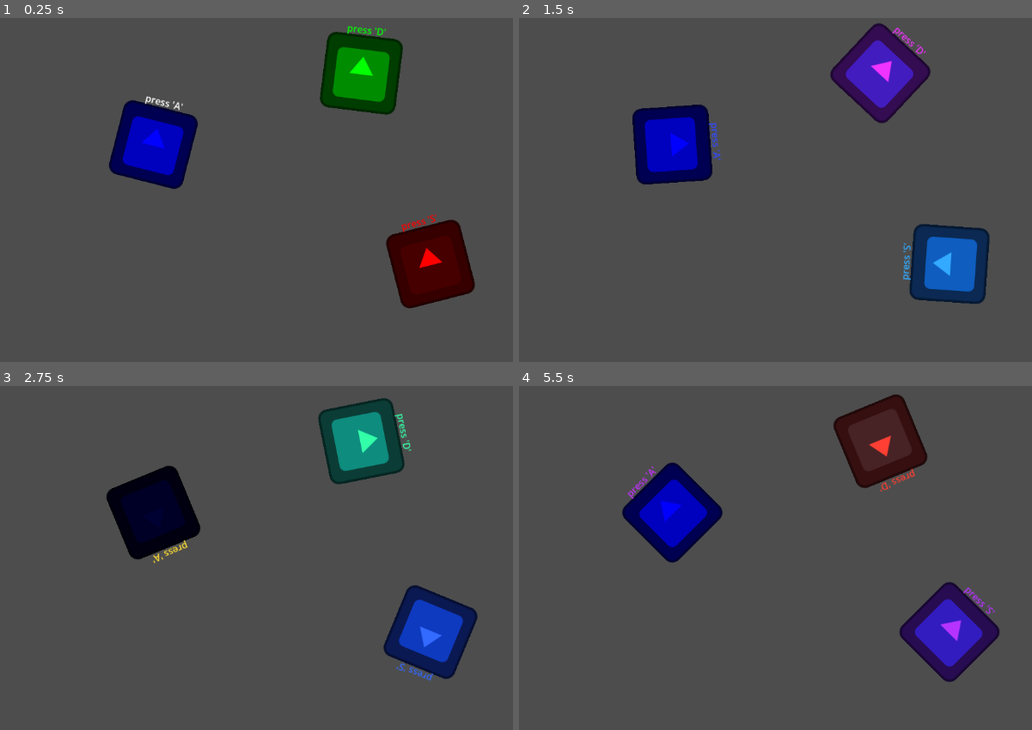
Above: before the commit, frames 1-4 (two rows, left to right).
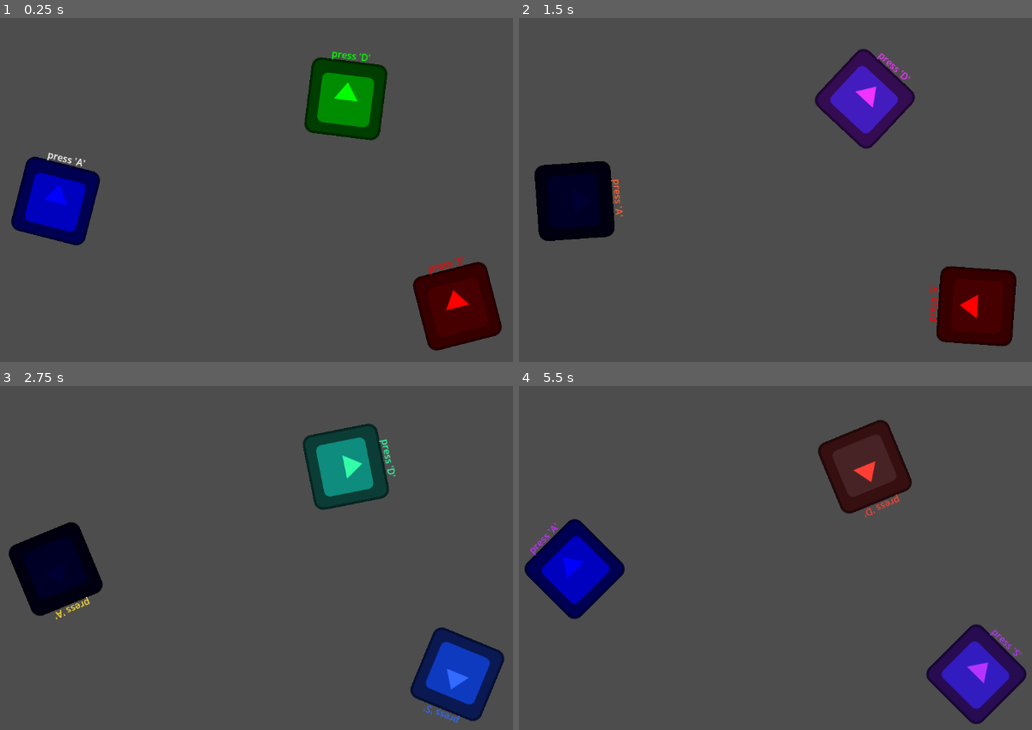
Above: after the commit, the same moments.

Repository: MuhammedTrhan/Task_Projects
Game: Godot game, scene res://test_scene.tscn
The game is run twice, just before and just after one commit, with the same random seed, the same clock (stepped at 60 frames per second) and the same inputs. The engine's default icon, where the game draws it, is replaced by a stand-in: a white triangle on a blue panel in a dark square.
Inputs (mouse positions are in pixels of both pictures, inside the frame that each line leads up to):
- Up to frame 1 (0.25 s): no input
- Up to frame 2 (1.5 s): tap A (a_pressed) at 0.5 s; move the mouse to (672, 145) at 0.52 s; hold A (a_pressed) 0.53-1.28 s; click (672, 145) at 0.67 s; move the mouse to (949, 265) at 1.27 s; tap D (d_pressed) at 1.35 s; click (949, 265) at 1.42 s
- Up to frame 3 (2.75 s): tap A (a_pressed) at 2 s; move the mouse to (359, 441) at 2.02 s; hold S (s_pressed) from 2.03 s (still down); click (359, 441) at 2.17 s
- Up to frame 4 (5.5 s): tap A (a_pressed) at 2.75, 2.85, 3.5, 4.25 s; move the mouse to (713, 626) at 2.77 s; release S (s_pressed) at 2.78 s; click (713, 626) at 2.92 s; move the mouse to (949, 606) at 3.52 s; hold D (d_pressed) 3.53-4.28 s; click (949, 606) at 3.67 s; move the mouse to (539, 492) at 4.27 s; tap S (s_pressed) at 4.35 s; click (539, 492) at 4.42 s; move the mouse to (780, 551) at 5.02 s; hold A (a_pressed) from 5.03 s (still down); click (780, 551) at 5.17 s

The runs differ from the first frame. In frame 1, 16% of the frame differs, in the area x 2-98%, y 2-97%; in frame 2, 16%; in frame 3, 17%, in the area x 1-99%, y 3-99%; in frame 4, 16%.

Commit message:
UPDATED the positions of the objects

Diff:
--- a/running-project/test_scene.tscn
+++ b/running-project/test_scene.tscn
@@ -10,7 +10,7 @@
 script = ExtResource("1_uhqqe")
 
 [node name="Area2D" type="Area2D" parent="." unique_id=391192661]
-position = Vector2(452, 262)
+position = Vector2(288, 357)
 script = ExtResource("2_sasra")
 metadata/_edit_group_ = true
 
@@ -35,7 +35,7 @@
 
 [node name="Area2D2" type="Area2D" parent="." unique_id=1205224898]
 modulate = Color(1, 0, 0, 1)
-position = Vector2(917, 463)
+position = Vector2(962, 534)
 script = ExtResource("2_sasra")
 metadata/_edit_group_ = true
 
@@ -59,7 +59,7 @@
 
 [node name="Area2D3" type="Area2D" parent="." unique_id=150096150]
 modulate = Color(0.007843138, 1, 0.007843138, 1)
-position = Vector2(801, 142)
+position = Vector2(775, 185)
 script = ExtResource("2_sasra")
 metadata/_edit_group_ = true
 
